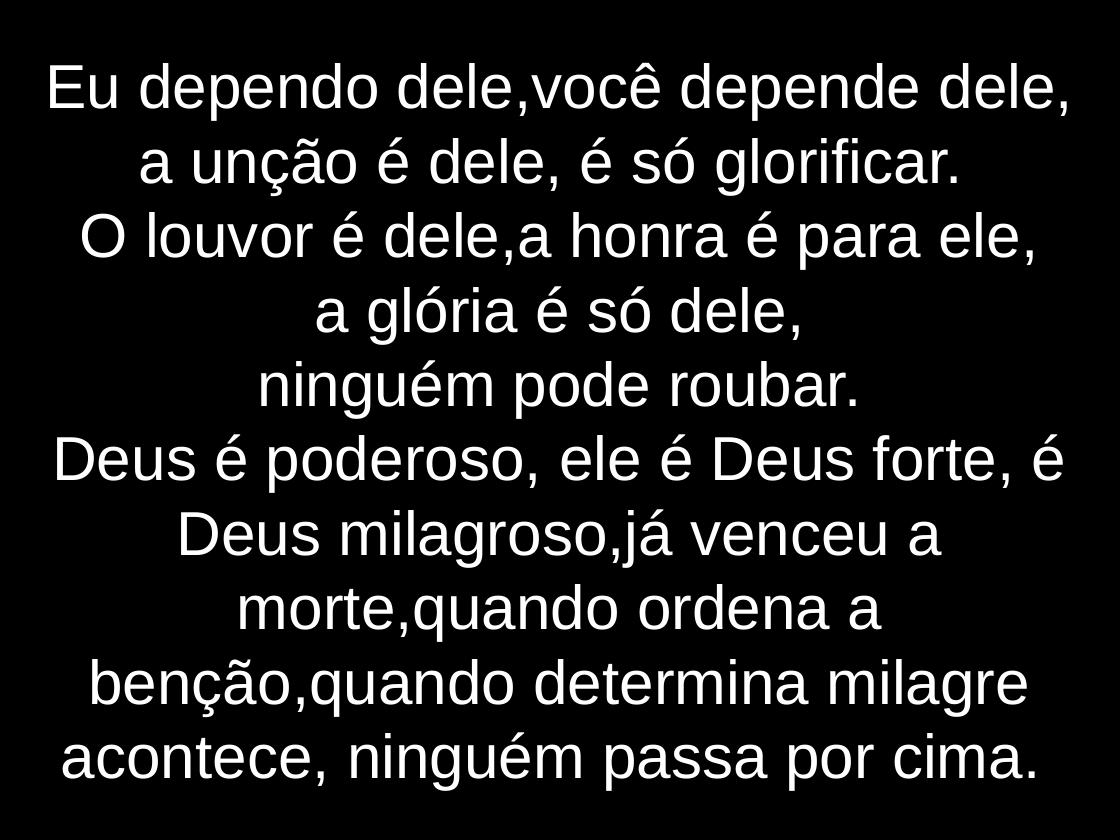
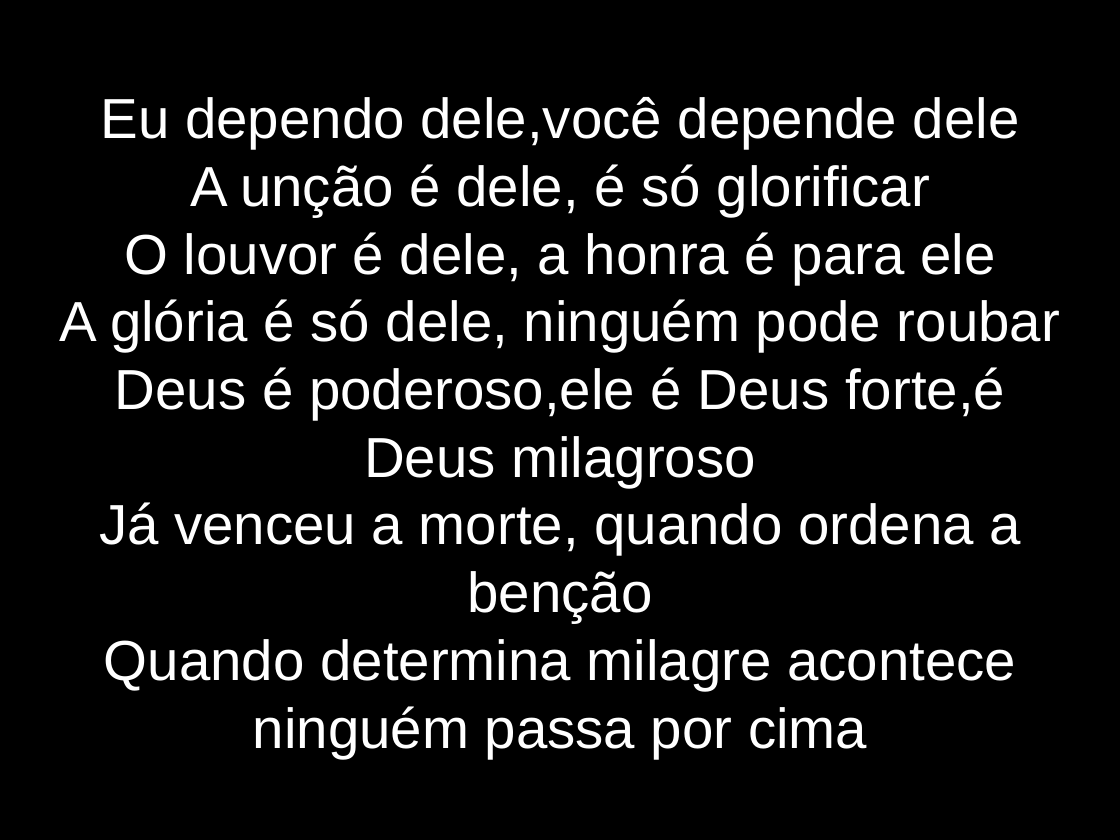
Before and after one commit to lazaroness/ChurchFiles, a slide deck: slide 6 of Elshaday/LetrasApresentacao/DependemosDeDeus.odp (slide 7 before the commit). Drawn at 1120x840 pixels with LibreOffice and Linux fonts; fonts in the diff are those of the drawing. Boxes give left, top, right and bottom in pixels: in the first picture for what was removed or moved away, otherwise in the second. Text is boxed around its words. In the diff, an @@ line names an element or a change of style, - is before the commit and + after.

```diff
--- a/Elshaday/LetrasApresentacao/DependemosDeDeus.odp
+++ b/Elshaday/LetrasApresentacao/DependemosDeDeus.odp
@@ subtitle at [60,97,1060,758]: text changed; size 44 to 40 pt @@
-Eu dependo dele,você depende dele, a unção é dele, é só glorificar.
-O louvor é dele,a honra é para ele,
-a glória é só dele,
-ninguém pode roubar.
-Deus é poderoso, ele é Deus forte, é Deus milagroso,já venceu a morte,quando ordena a benção,quando determina milagre acontece, ninguém passa por cima.
+Eu dependo dele,você depende dele
+A unção é dele, é só glorificar
+O louvor é dele, a honra é para ele
+A glória é só dele, ninguém pode roubar
+Deus é poderoso,ele é Deus forte,é Deus milagroso
+Já venceu a morte, quando ordena a benção
+Quando determina milagre acontece ninguém passa por cima
```
Also in this commit, not shown: 9 other slides changed, 2 slides removed, 15 other files.
